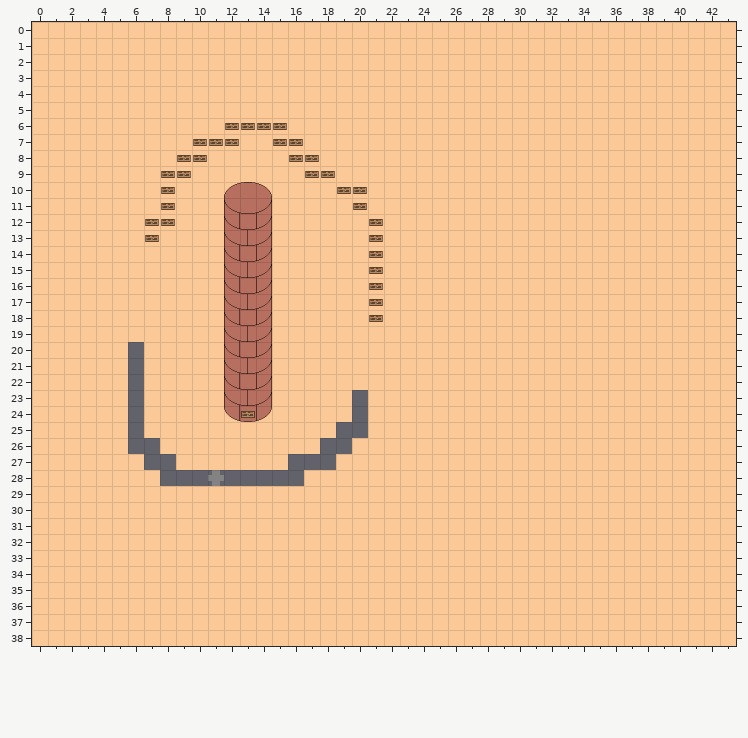
Tiled map (JSON), stored at mmo/maps/test-map.tmj. Above: the version before the commit.
Cells are 32x32 px. Shown: x 0..43, y 0..38.
Now the later version:
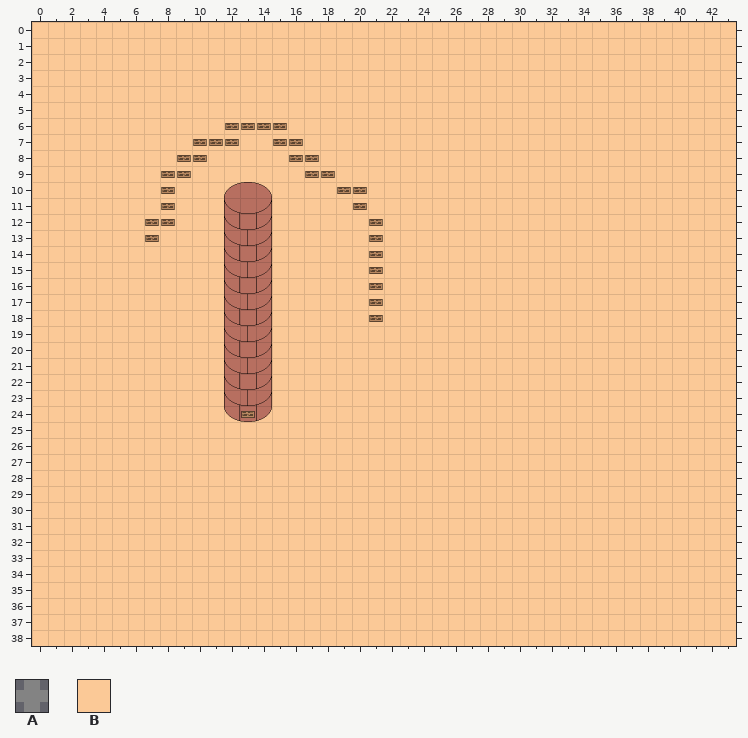
Key: from "sprite_sheet": A 963, B 995.
_ is an empty cell.
Change:
Layer "Background":
y 20..22: x 6 _ -> B
y 23..24: x 6 _ -> B; x 20 _ -> B
y 25: x 6 _ -> B; x 19..20 __ -> BB
y 26: x 6..7 __ -> BB; x 18..19 __ -> BB
y 27: x 7..8 __ -> BB; x 16..18 ___ -> BBB
y 28: x 8..16 ___A_____ -> BBBBBBBBB
Pixel boxes of the changes (left, top, right, bottom) in both pictures:
changed: (128, 342, 368, 486)
